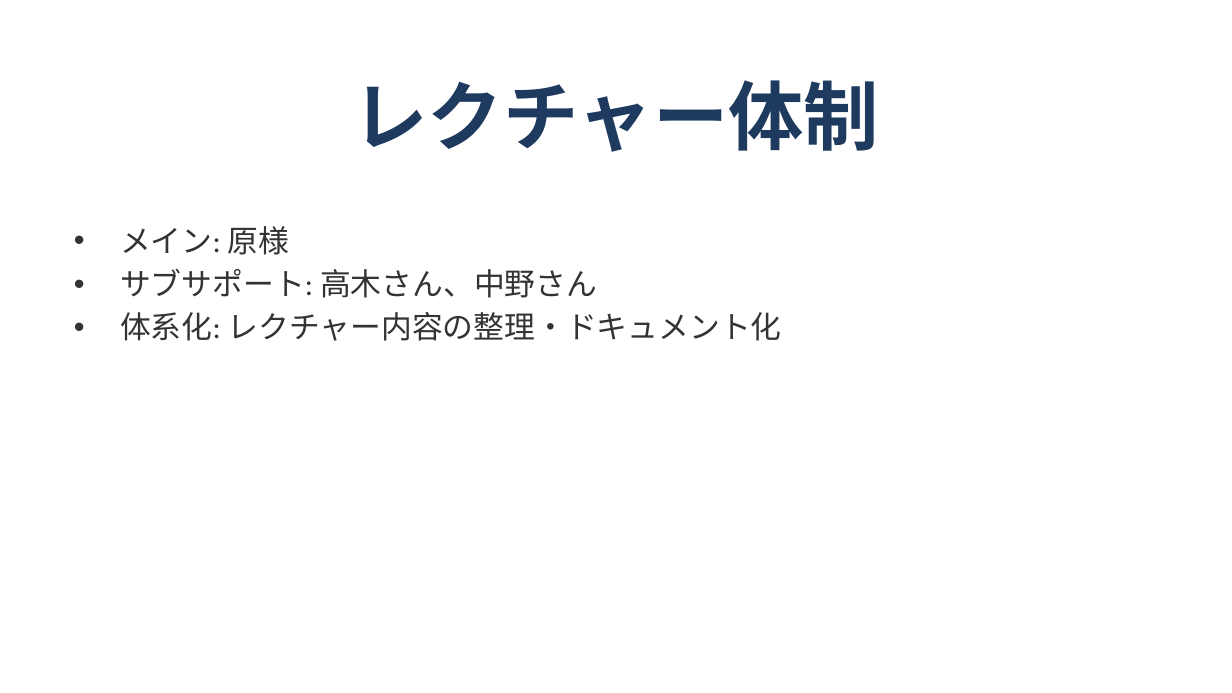
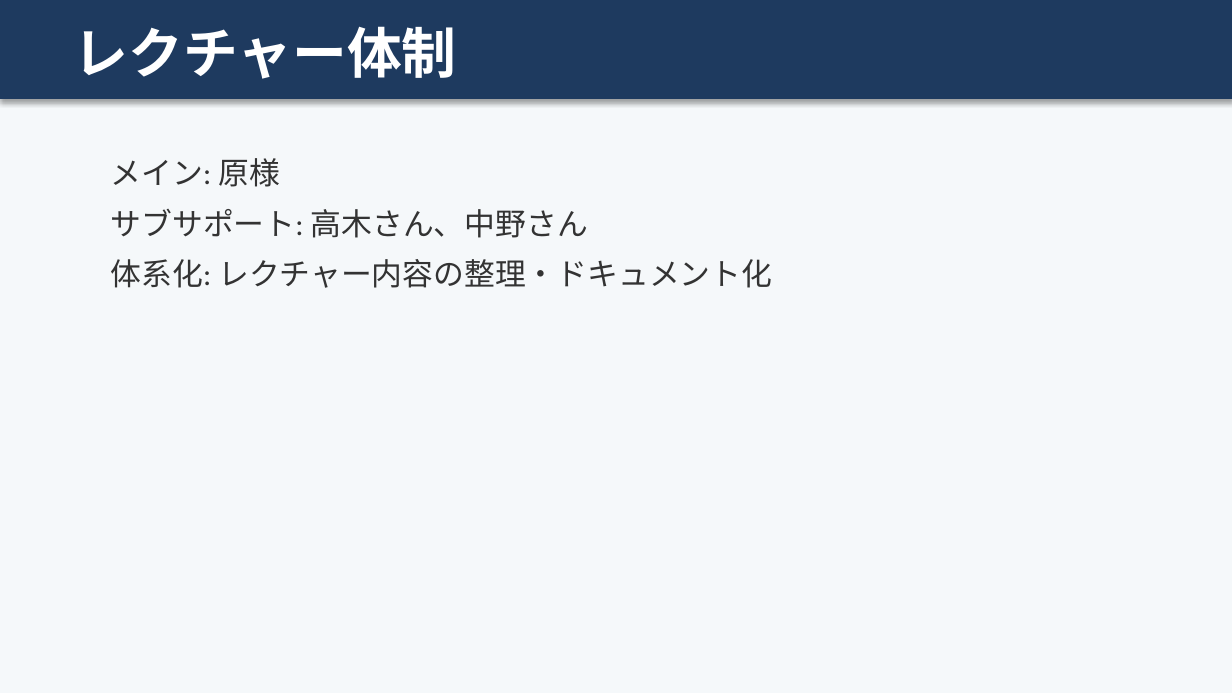
Before and after one commit to shoichitsuno-collab/MySpace_Shoichi-Tsuno, a slide deck: slide 11 of 匠技研工業プロジェクト_オンボーディング計画.pptx. Drawn at 1232x693 pixels with LibreOffice and Linux fonts; fonts in the diff are those of the drawing. Boxes give left, top, right and bottom in pixels: in the first picture for what was removed or moved away, otherwise in the second. Text is boxed around its words. In the diff, an @@ line names an element or a change of style, - is before the commit and + after.

```diff
--- a/匠技研工業プロジェクト_オンボーディング計画.pptx
+++ b/匠技研工業プロジェクト_オンボーディング計画.pptx
@@ background #FFFFFF to #F5F8FA @@
@@ rectangle added at [0, 0, 1232, 99], fill #1E3A5F, outline #1E3A5F 0.75 pt @@
@@ text "レクチャー体制": place and size @@
-text "レクチャー体制" at [353, 80, 879, 152]
+text "レクチャー体制" at [74, 26, 457, 79]
@@ text "レクチャー体制" at [74, 26, 457, 79]: size 44 to 32 pt, text colour #1E3A5F to #FFFFFF; alignment centre to left; vertical alignment middle to top @@
@@ text "メイン: 原様": place and size @@
-text "メイン: 原様" at [120, 226, 782, 341]
+text "メイン: 原様" at [111, 158, 772, 288]
@@ text "メイン: 原様" at [111, 158, 772, 288]: bullet • to none; more space between paragraphs @@
```
Also in this commit, not shown: 13 other slides changed.
